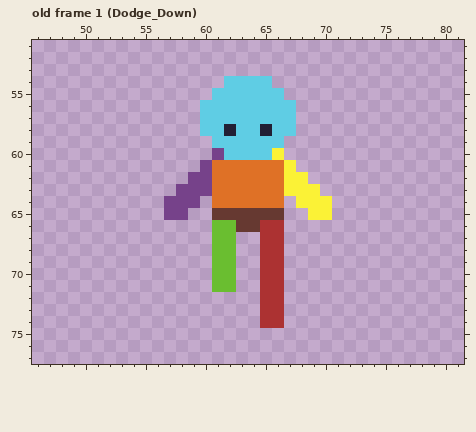
Pixel-art file -- #Assets/Entities/Player/Animation Player/Player.aseprite. This is how it looked before the edit.
128x128 pixels, 172 frames. Shown: old frame 1 (Dodge_Down): x 46..81, y 51..77. The commit also changed other frames, which this record leaves out.
After:
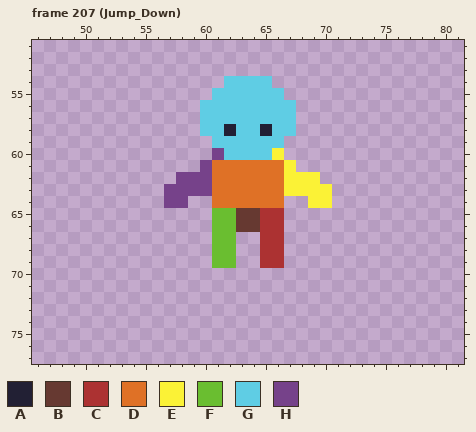
Palette (. is transparent): A #222034  B #663931  C #ac3232  D #df7126  E #fbf236  F #6abe30  G #5fcde4  H #76428a
A new or re-ordered frame is compared with the old frame closest to it.
Difference:
frames 172 -> 213
Frame 207 (Jump_Down) is new; against old frame 1 (Dodge_Down), layers "Body", "Jump_D":
The author changed colour B to colour C in row 65 at x 65 to 66.
Colour E now appears in row 62 at x 69; in row 63 at x 70.
The author changed colour B to colour F in row 65 at x 61 to 62.
Colour H now appears in row 62 at x 58; in row 63 at x 57.
Colour C is removed in rows 70 to 74 at x 65 to 66.
Colour E is removed in row 64 at x 68; in row 65 at x 69 to 70.
Colour F is removed in rows 70 to 71 at x 61 to 62.
Colour H is removed in row 64 at x 59; in row 65 at x 57 to 58.
Changed places in both pictures, as pixel boxes (x1, y1, x2, y2):
changed: (164, 172, 332, 220)
erased: (212, 268, 284, 328)
